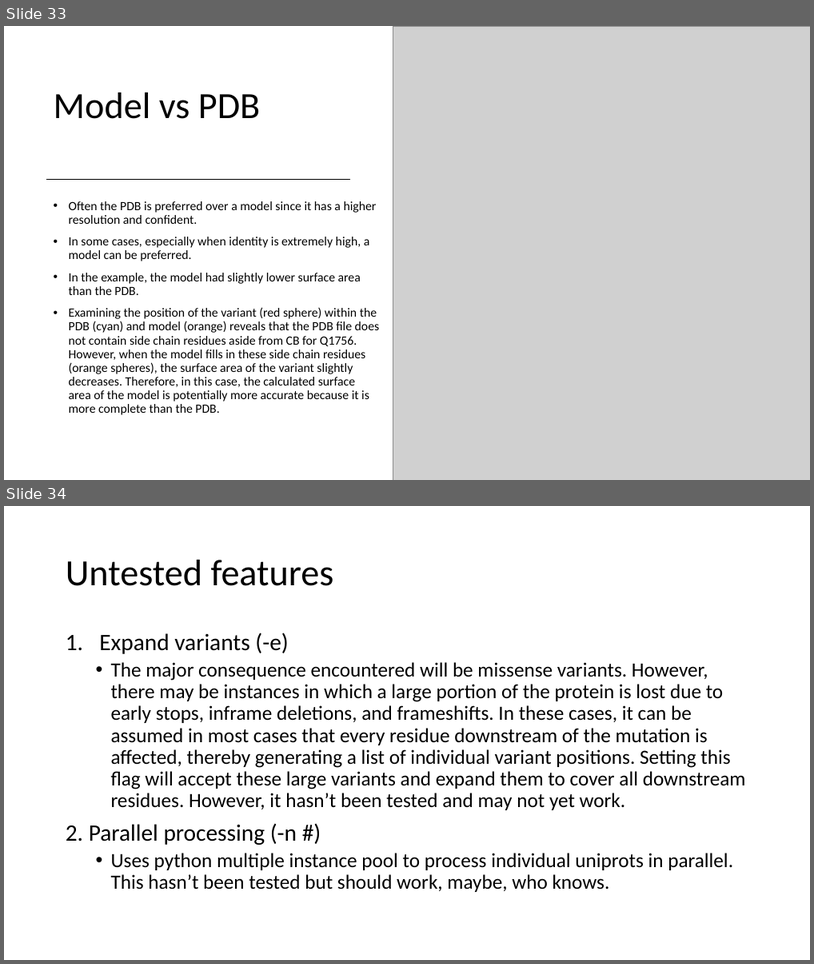
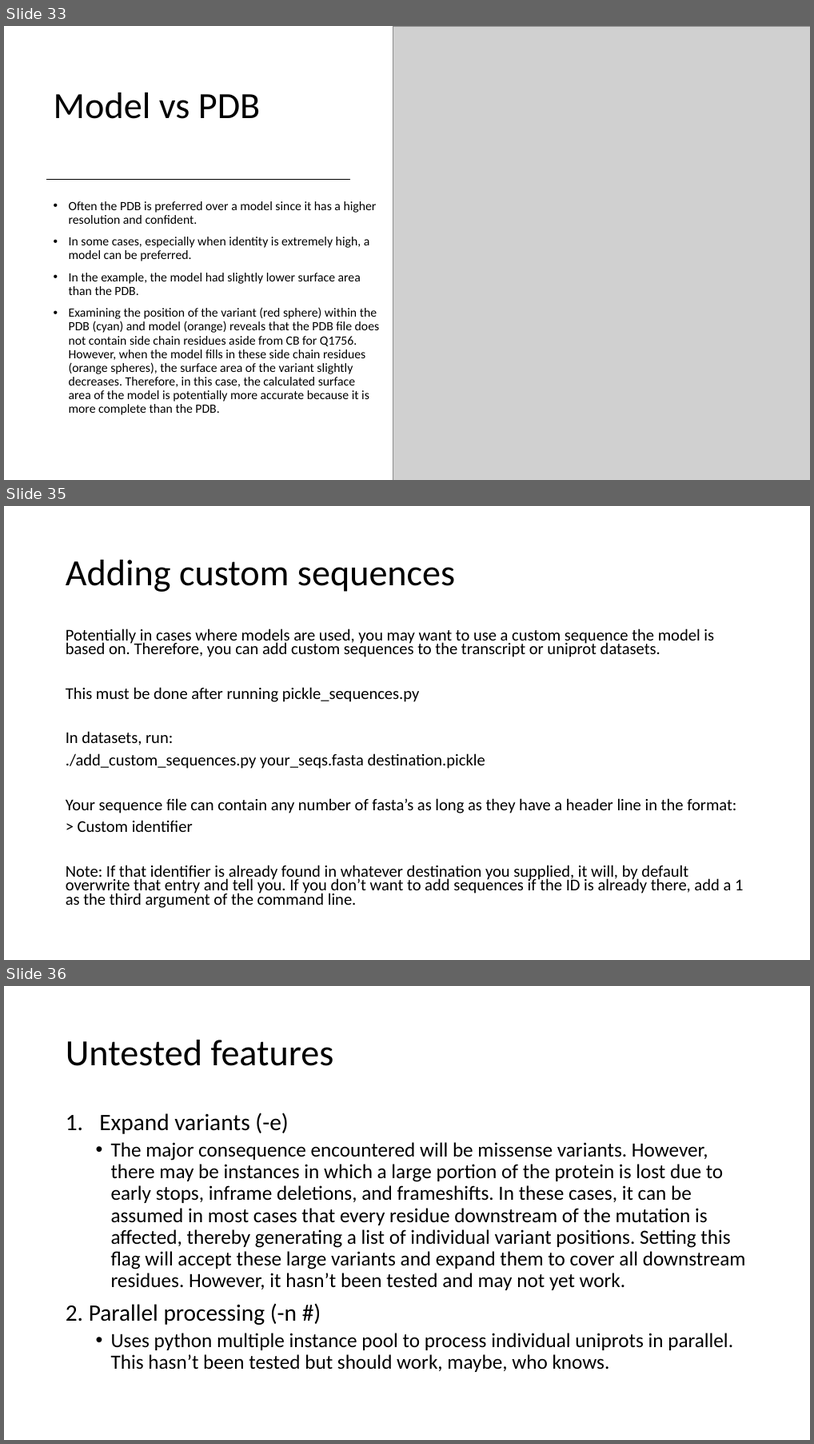
Before and after one commit to gsliwoski/cast_variant, a slide deck: tutorial.pptx. Shown one above the other, each under a label of ours: slides 33 and 34 before the commit, slides 33, 35 and 36 after it; the slides between them are not shown. The pictures are 814x964 and 814x1444 pixels, drawn with LibreOffice and Linux fonts; fonts in the diff are those of the drawing; grey boxes stand for pictures. Boxes give left, top, right and bottom in pixels: in the first picture for what was removed or moved away, otherwise in the second. Text is boxed around its words. In the diff, an @@ line names an element or a change of style, - is before the commit and + after.

Commit message:
Added custom seqs/models to tutorial

```diff
--- a/tutorial.pptx
+++ b/tutorial.pptx
@@ slide 35 added at box(4, 506, 810, 960), background #FFFFFF @@
@@ title added at box(66, 560, 455, 592), 44 pt, text #000000 @@
+Adding custom sequences
@@ text added at box(66, 628, 743, 908), 19.6 pt, text #000000 @@
+Potentially in cases where models are used, you may want to use a custom sequence the model is based on. Therefore, you can add custom sequences to the transcript or uniprot datasets.
+This must be done after running pickle_sequences.py
+In datasets, run:
+./add_custom_sequences.py your_seqs.fasta destination.pickle
+Your sequence file can contain any number of fasta’s as long as they have a header line in the format:
+> Custom identifier
+Note: If that identifier is already found in whatever destination you supplied, it will, by default overwrite that entry and tell you. If you don’t want to add sequences if the ID is already there, add a 1 as the third argument of the command line.
@@ what was slide 34 is now slide 36 @@
```
Also in this commit, not shown: 1 slide changed, 2 other slides added, 1 other file.
